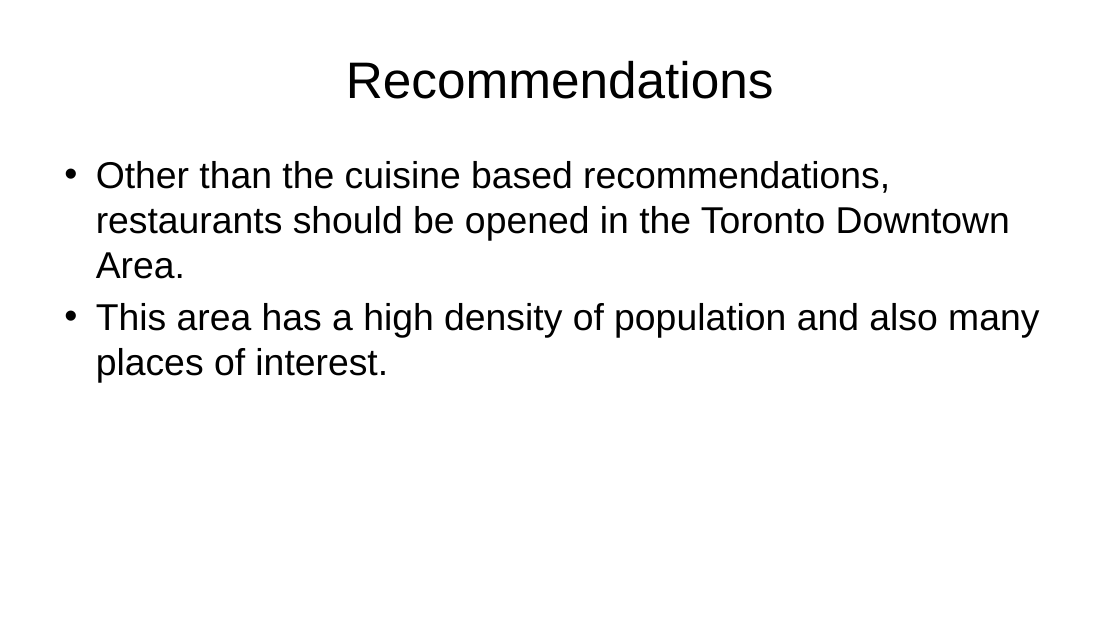
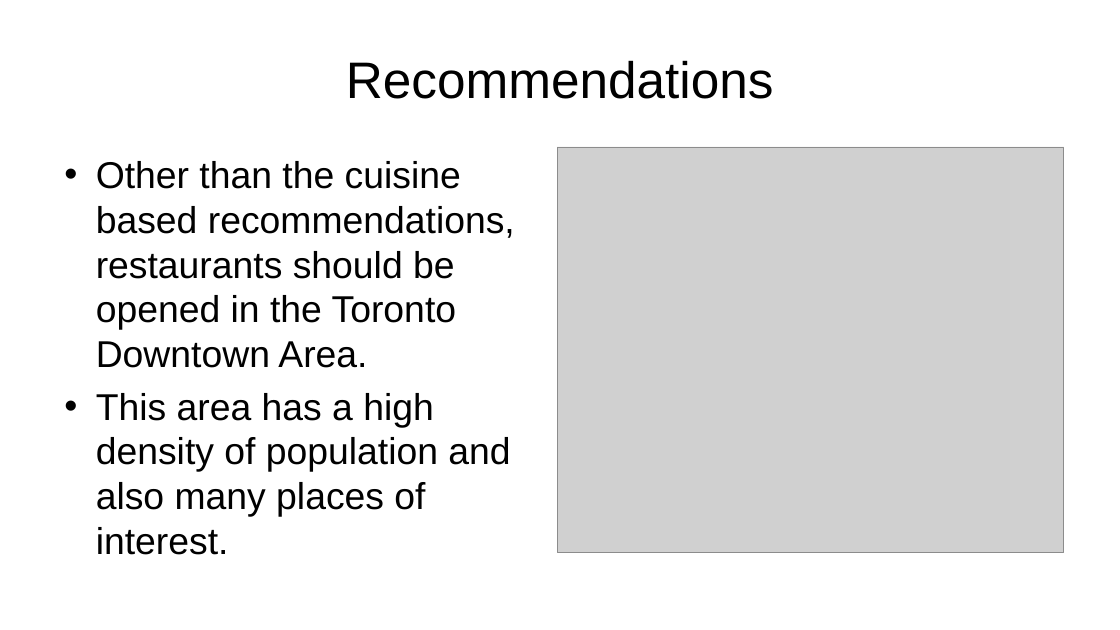
Before and after one commit to ArnavSambhare/Capstone, a slide deck: slide 6 of IBM Capstone Project.pptx. Drawn at 1120x630 pixels with LibreOffice and Linux fonts; fonts in the diff are those of the drawing; grey boxes stand for pictures; background and template pictures are left out. Boxes give left, top, right and bottom in pixels: in the first picture for what was removed or moved away, otherwise in the second. Text is boxed around its words. In the diff, an @@ line names an element or a change of style, - is before the commit and + after.

```diff
--- a/IBM Capstone Project.pptx
+++ b/IBM Capstone Project.pptx
@@ text "Other than the cuisine based ..." rewrapped from (96, 161, 1039, 382) to (96, 161, 515, 555) @@
@@ picture added at (557, 147, 1064, 553) @@
```
